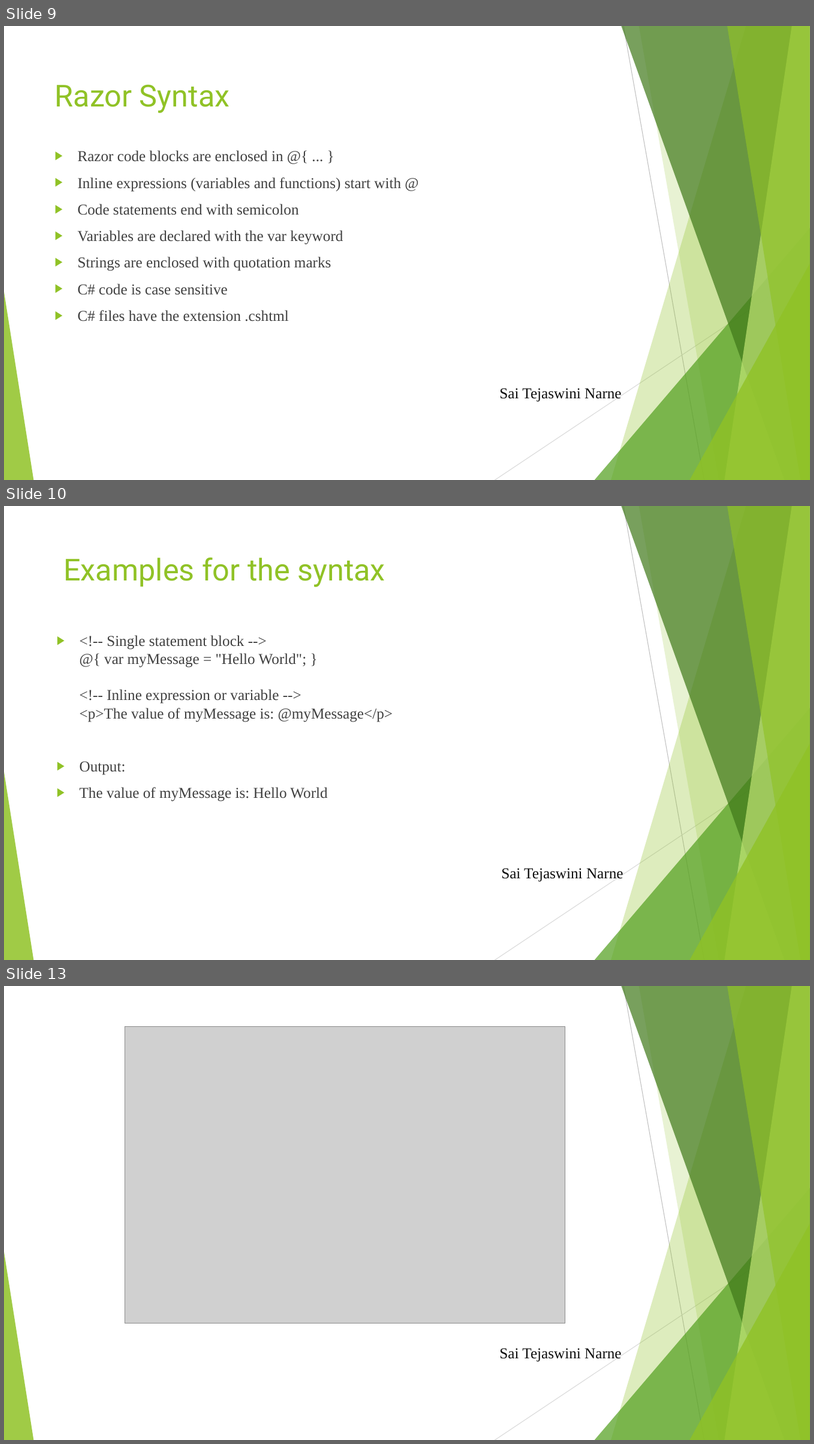
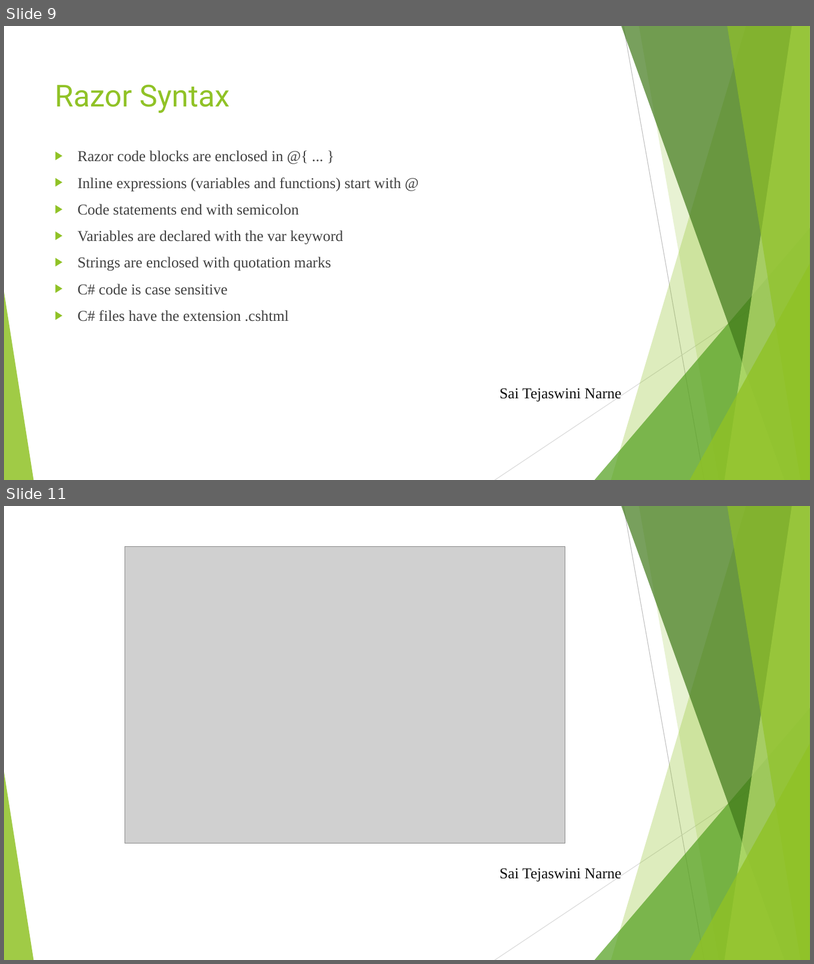
Before and after one commit to Harika1995/Razor-Views, a slide deck: Razor views.pptx. Shown one above the other, each under a label of ours: slides 9, 10 and 13 before the commit, slides 9 and 11 after it; the slides between them are not shown. The pictures are 814x1444 and 814x964 pixels, drawn with LibreOffice and Linux fonts; fonts in the diff are those of the drawing; grey boxes stand for pictures. Boxes give left, top, right and bottom in pixels: in the first picture for what was removed or moved away, otherwise in the second. Text is boxed around its words. In the diff, an @@ line names an element or a change of style, - is before the commit and + after.

```diff
--- a/Razor views.pptx
+++ b/Razor views.pptx
@@ slide 10 removed at box(4, 506, 810, 960), background #FFFFFF; not listed: 10 template elements that a slide beside it also shows @@
@@ title removed at box(63, 557, 386, 587) @@
-Examples for the syntax
@@ text removed at box(80, 635, 393, 801) @@
-▶ <!-- Single statement block -->
-  @{ var myMessage = "Hello World"; }
-  <!-- Inline expression or variable -->
-  <p>The value of myMessage is: @myMessage</p>
-▶ Output:
-▶ The value of myMessage is: Hello World
@@ text removed at box(501, 868, 623, 882) @@
-Sai Tejaswini Narne
@@ what was slide 13 is now slide 11 @@
```
Also in this commit, not shown: 1 slide changed, 1 other slide removed.
